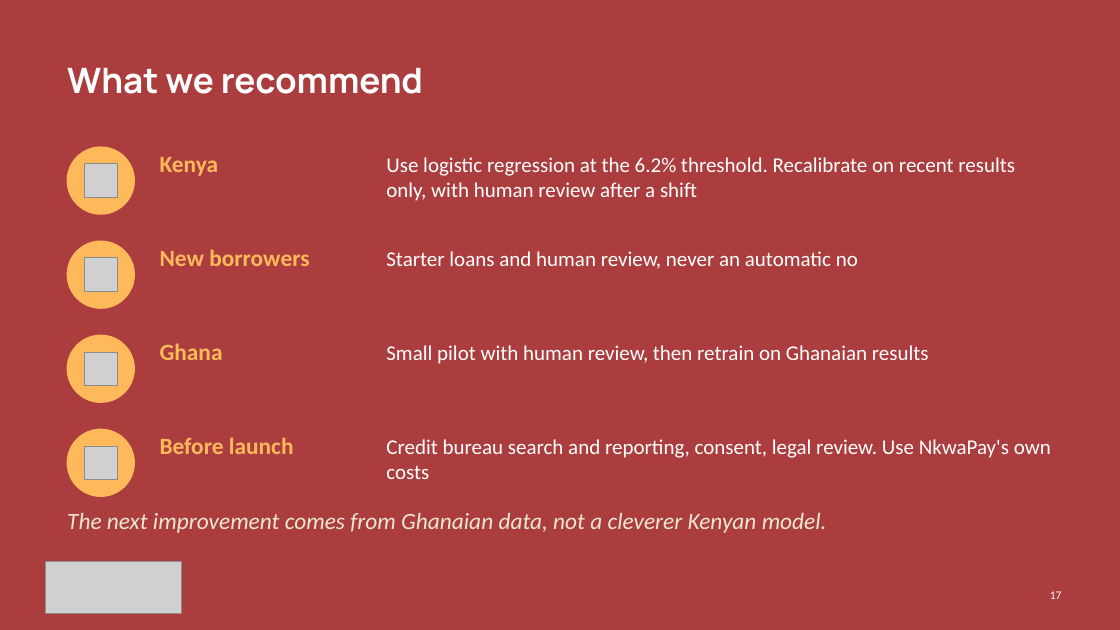
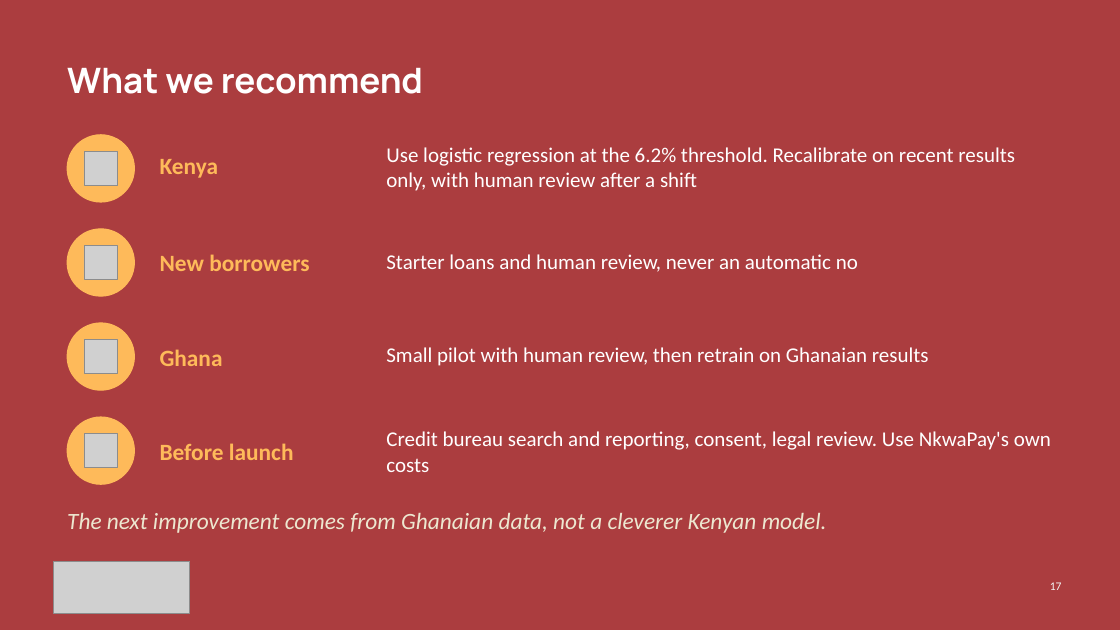
Before and after one commit to ASU-MICS-2028/mle-group-3-prosit-2, a slide deck: slide 17 of slides/NkwaPay_Debrief_Present.pptx. Drawn at 1120x630 pixels with LibreOffice and Linux fonts; fonts in the diff are those of the drawing; grey boxes stand for pictures. Boxes give left, top, right and bottom in pixels: in the first picture for what was removed or moved away, otherwise in the second. Text is boxed around its words. In the diff, an @@ line names an element or a change of style, - is before the commit and + after.

```diff
--- a/slides/NkwaPay_Debrief_Present.pptx
+++ b/slides/NkwaPay_Debrief_Present.pptx
@@ 3 pictures, 1 ellipse: place and size @@
-3 pictures, 1 ellipse at (67, 147, 134, 386)
+3 pictures, 1 ellipse at (67, 134, 134, 373)
@@ 3 ellipses, 2 texts, 1 page number, 1 picture: place and size @@
-3 ellipses, 2 texts, 1 page number, 1 picture at (67, 157, 1062, 599)
+3 ellipses, 2 texts, 1 page number, 1 picture at (67, 147, 1062, 590)
@@ 3 texts: place and size @@
-3 texts at (160, 249, 309, 454)
+3 texts at (160, 254, 309, 460)
@@ picture: place and size @@
-picture at (45, 561, 181, 613)
+picture at (54, 561, 190, 613)
```
Also in this commit, not shown: 17 other slides changed.
